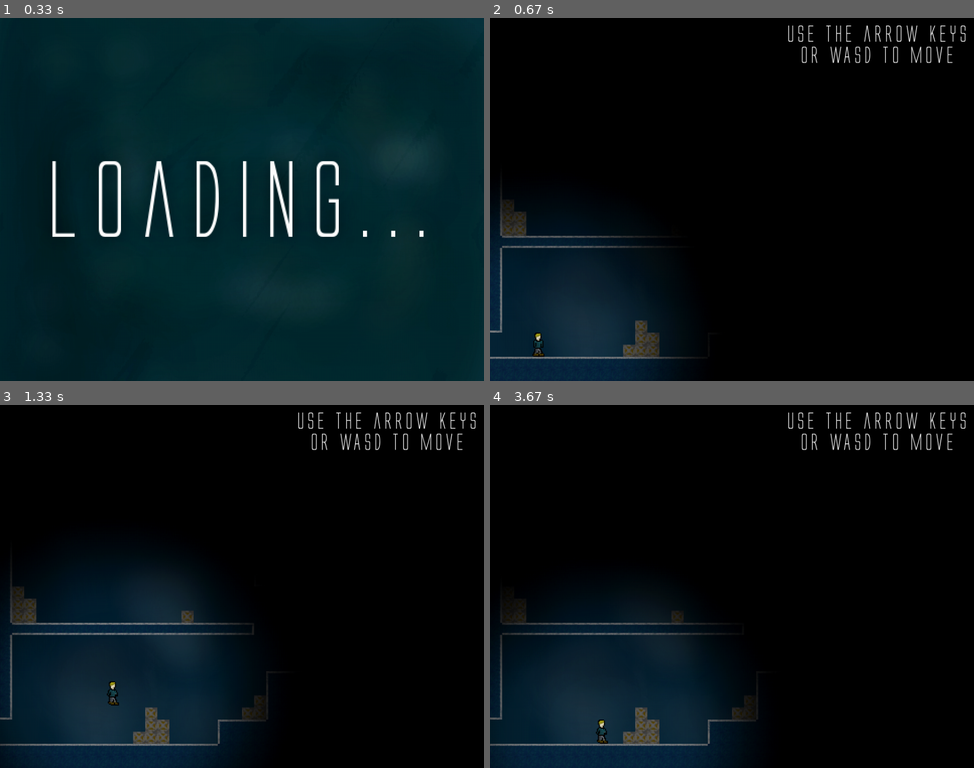
Above: before the commit, frames 1-4 (two rows, left to right).
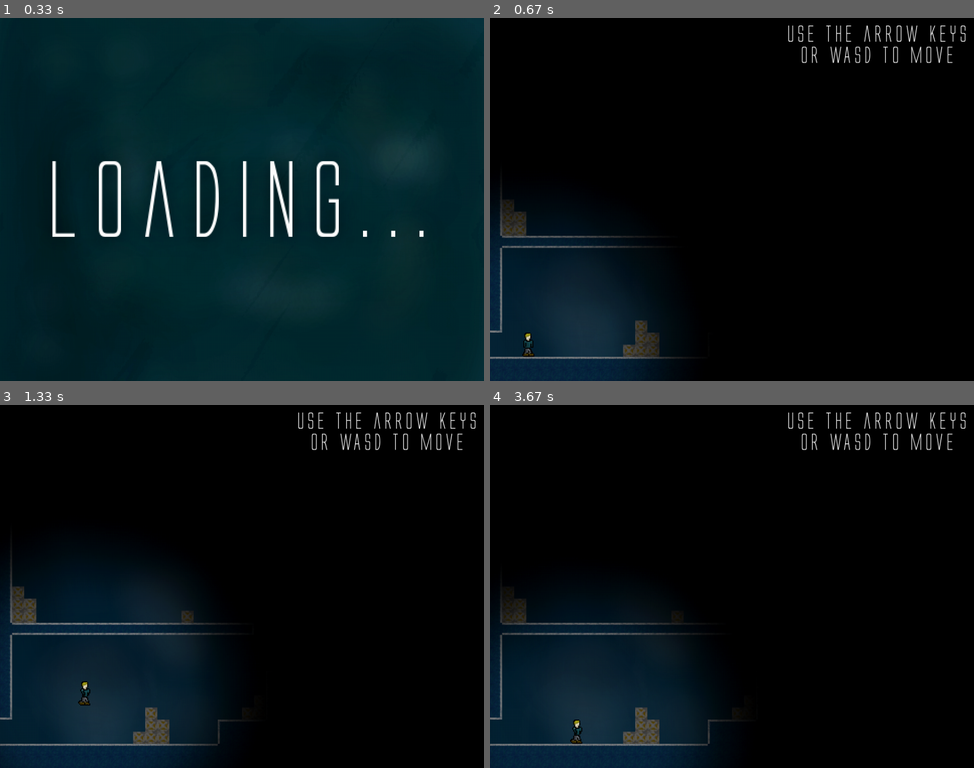
Above: after the commit, the same moments.

Repository: Sigton/stealth
Game: pygame game, started from source/main.py
The game is run twice, just before and just after one commit, with the same random seed, the same clock (stepped at 60 frames per second) and the same inputs.
Inputs:
- Up to frame 1 (0.33 s): no input
- Up to frame 2 (0.67 s): hold Right from 0.33 s (still down)
- Up to frame 3 (1.33 s): release Right at 0.8 s; hold Up 0.83-1.13 s; hold Right from 1.17 s (still down)
- Up to frame 4 (3.67 s): release Right at 1.63 s; hold Left 1.67-2.2 s; hold Left 2.23-2.63 s; hold Up 2.67-3.03 s; hold Right from 3.07 s (still down)

Frame 1 is identical in both runs. In frame 2, 0.2% of the frame differs, in the area x 6-12%, y 86-94%; in frame 3, 0.6%, in the area x 0-56%, y 48-94%; in frame 4, 0.4%.

Commit message:
Adjusted player acceleration

Diff:
--- a/source/constants.py
+++ b/source/constants.py
@@ -8,7 +8,7 @@
 SIZE = (SCREEN_WIDTH, SCREEN_HEIGHT)
 
 # Player attributes
-PLAYER_SPEED = 7
+PLAYER_SPEED = 1.3
 PLAYER_GRAVITY = 0.5
 PLAYER_FRICTION = 0.8
 PLAYER_JUMP_HEIGHT = 10.5
--- a/source/player.py
+++ b/source/player.py
@@ -160,13 +160,13 @@
     def walk_right(self):
 
         # Moves the player right
-        self.xv = self.speed
+        self.xv += self.speed
         self.direction = "R"
 
     def walk_left(self):
 
         # Moves the player left
-        self.xv = -self.speed
+        self.xv -= self.speed
         self.direction = "L"
 
     def jump(self):
